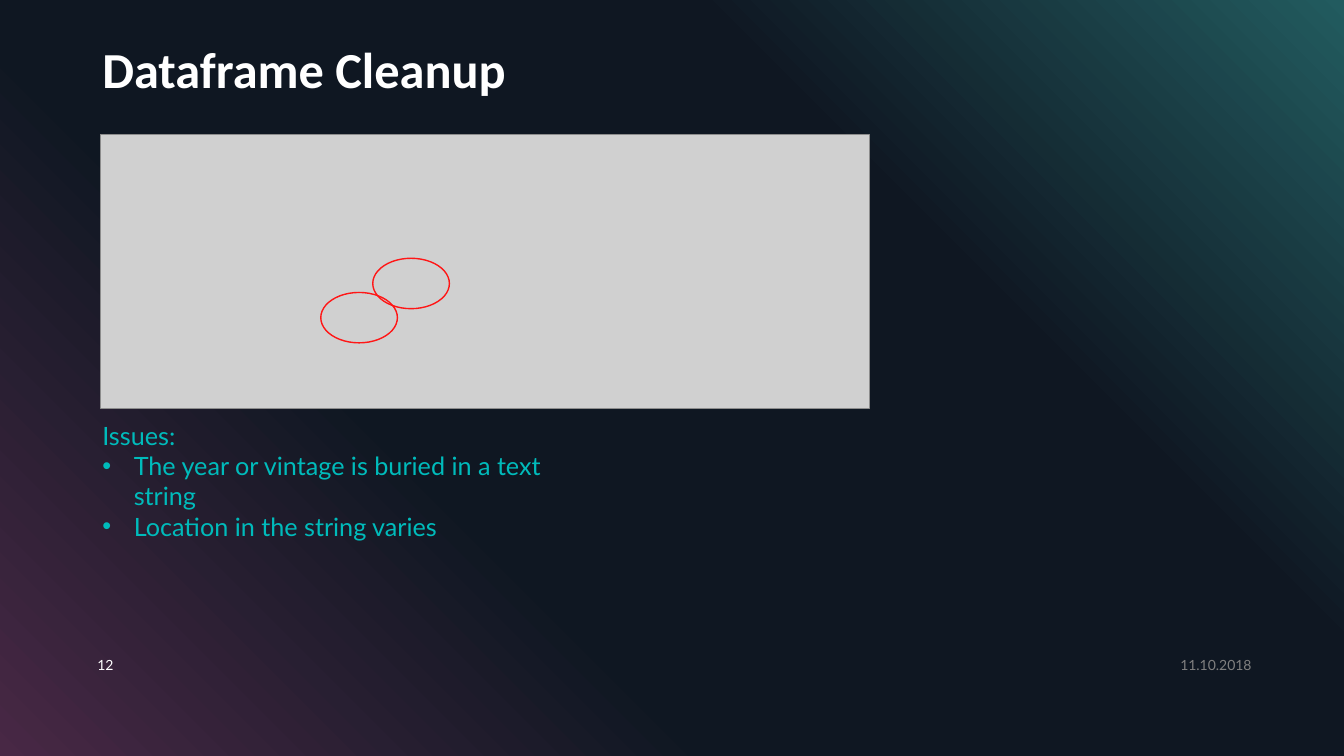
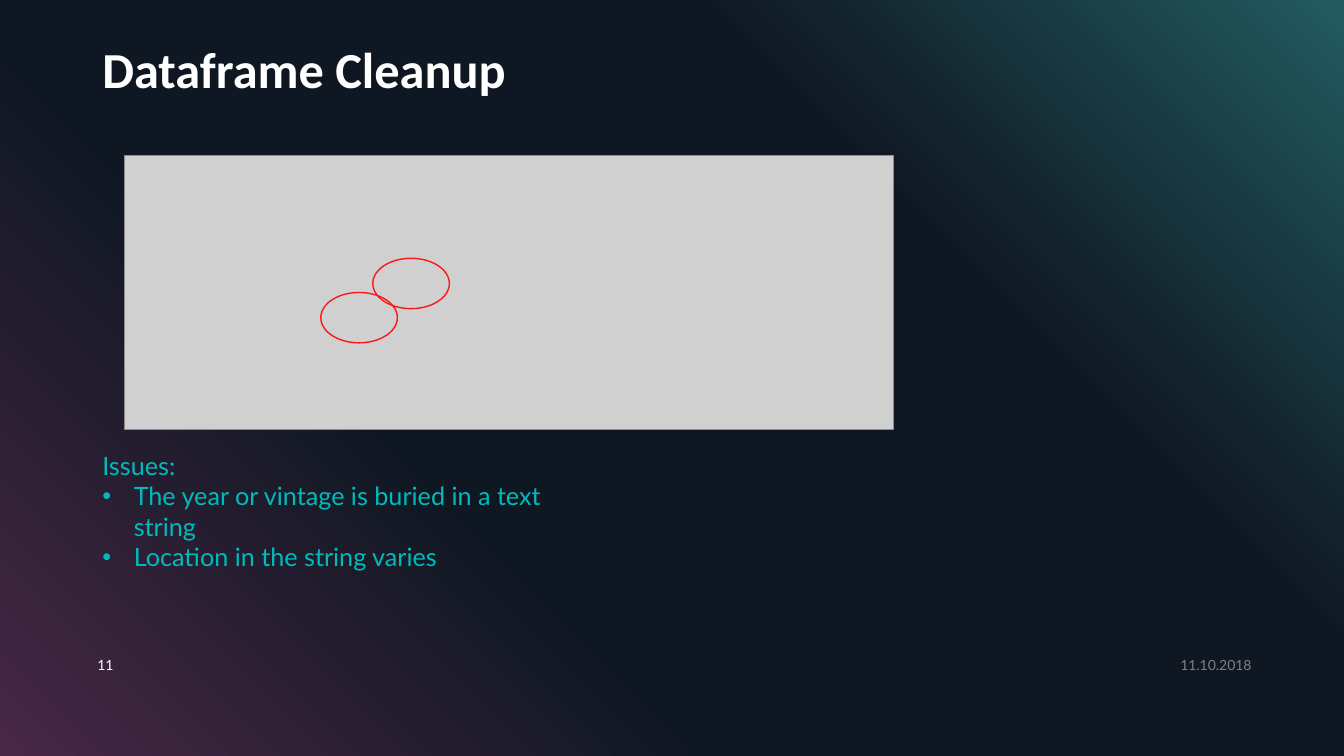
Before and after one commit to madengr00/PourTaste, a slide deck: slide 11 of Output/pourtaste_3.pptx (slide 12 before the commit). Drawn at 1344x756 pixels with LibreOffice and Linux fonts; fonts in the diff are those of the drawing; grey boxes stand for pictures. Boxes give left, top, right and bottom in pixels: in the first picture for what was removed or moved away, otherwise in the second. Text is boxed around its words. In the diff, an @@ line names an element or a change of style, - is before the commit and + after.

```diff
--- a/Output/pourtaste_3.pptx
+++ b/Output/pourtaste_3.pptx
@@ picture: place and size @@
-picture at <box>101,135,870,408</box>
+picture at <box>125,155,894,429</box>
@@ text "Issues:": place and size @@
-text "Issues:" at <box>102,427,541,540</box>
+text "Issues:" at <box>102,457,541,571</box>
@@ page number at <box>97,660,113,670</box>: text changed @@
-12
+11
```
Also in this commit, not shown: 17 other slides changed, 2 slides added, 1 slide removed, 2 other files.
